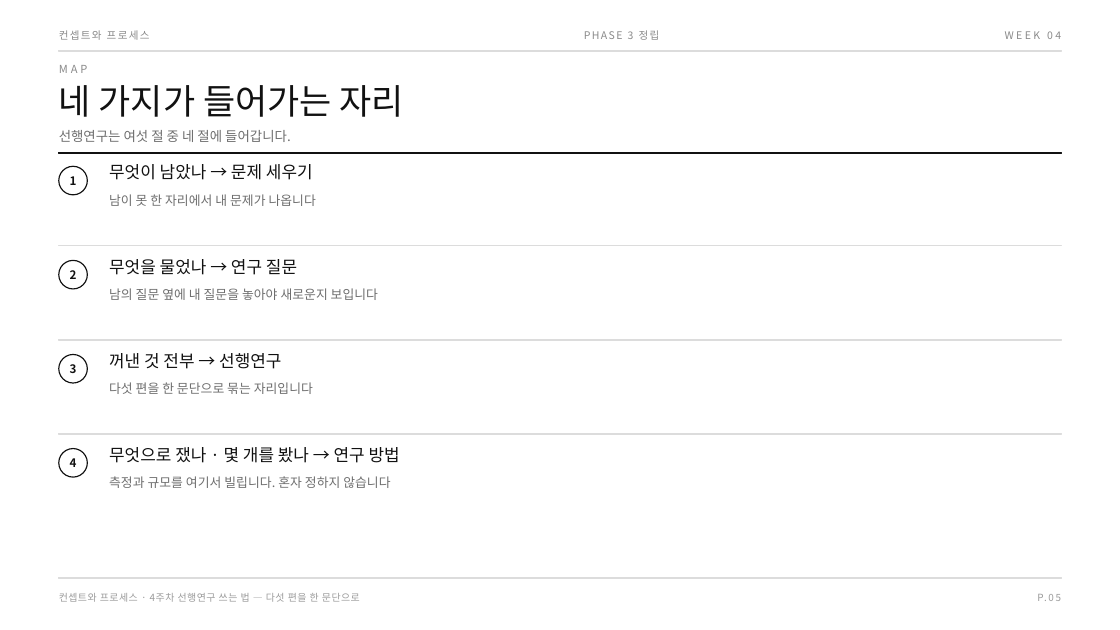
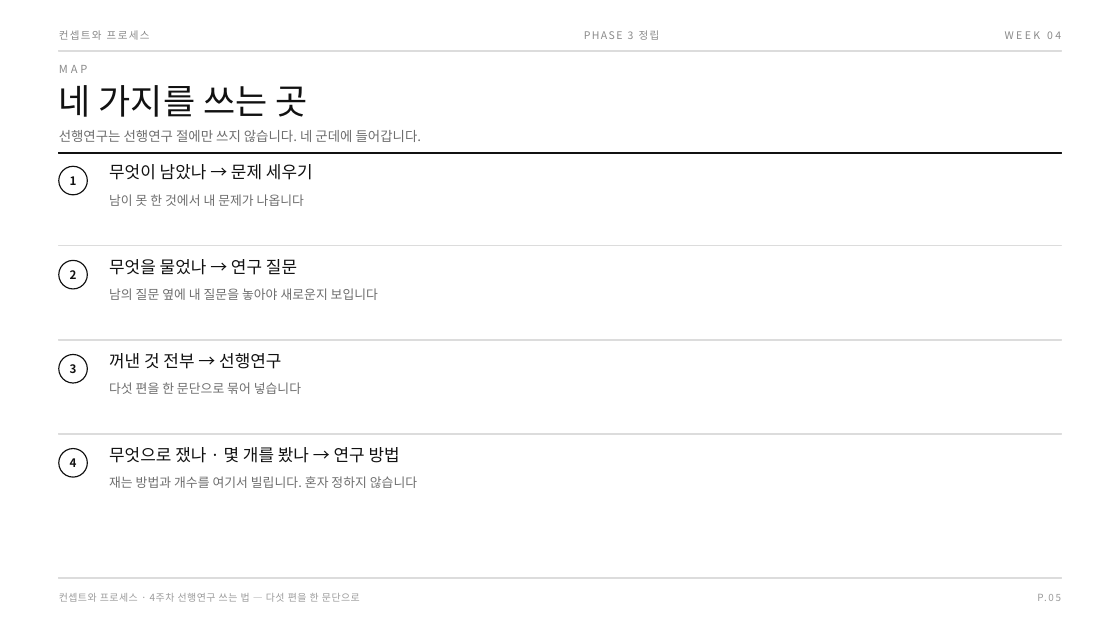
Before and after one commit to design-eng/MIN.D, a slide deck: slide 9 of dist/weeks-대학원/컨셉트와프로세스_04주차_선행연구쓰는법.pptx. Drawn at 1120x630 pixels with LibreOffice and Linux fonts; fonts in the diff are those of the drawing. Boxes give left, top, right and bottom in pixels: in the first picture for what was removed or moved away, otherwise in the second. Text is boxed around its words. In the diff, an @@ line names an element or a change of style, - is before the commit and + after.

```diff
--- a/dist/weeks-대학원/컨셉트와프로세스_04주차_선행연구쓰는법.pptx
+++ b/dist/weeks-대학원/컨셉트와프로세스_04주차_선행연구쓰는법.pptx
@@ text at [59,85,307,117]: text changed @@
-네 가지가 들어가는 자리
+네 가지를 쓰는 곳
@@ text at [59,130,422,142]: text changed @@
-선행연구는 여섯 절 중 네 절에 들어갑니다.
+선행연구는 선행연구 절에만 쓰지 않습니다. 네 군데에 들어갑니다.
@@ text at [109,194,304,206]: text changed @@
-남이 못 한 자리에서 내 문제가 나옵니다
+남이 못 한 것에서 내 문제가 나옵니다
@@ text at [109,382,301,394]: text changed @@
-다섯 편을 한 문단으로 묶는 자리입니다
+다섯 편을 한 문단으로 묶어 넣습니다
@@ text at [109,476,417,488]: text changed @@
-측정과 규모를 여기서 빌립니다. 혼자 정하지 않습니다
+재는 방법과 개수를 여기서 빌립니다. 혼자 정하지 않습니다
```
Also in this commit, not shown: 15 other slides changed, 4 other files.
